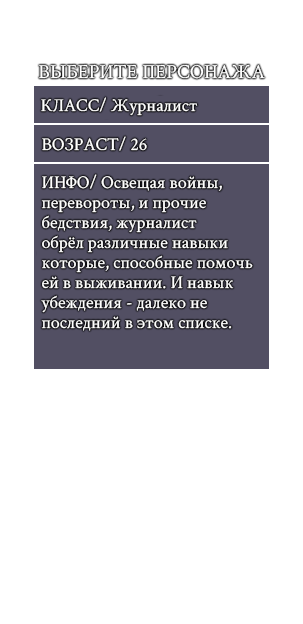
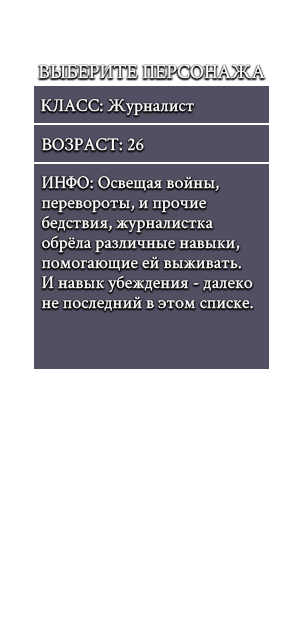
Before/after of a 303px x 624px layered artwork. What changed in the layer stack:
renamed "ИНФО/ Освещая войны, перевороты, и прочие бедствия, журналист о" to "ИНФО: Освещая войны, перевороты, и прочие бедствия, журналистка", painted on it over [41, 174, 253, 331]
renamed "ВОЗРАСТ/ 26" to "ВОЗРАСТ: 26", painted on it over [42, 136, 147, 151]
renamed "КЛАСС/ Журналист" to "КЛАСС: Журналист", painted on it over [41, 97, 198, 116]
